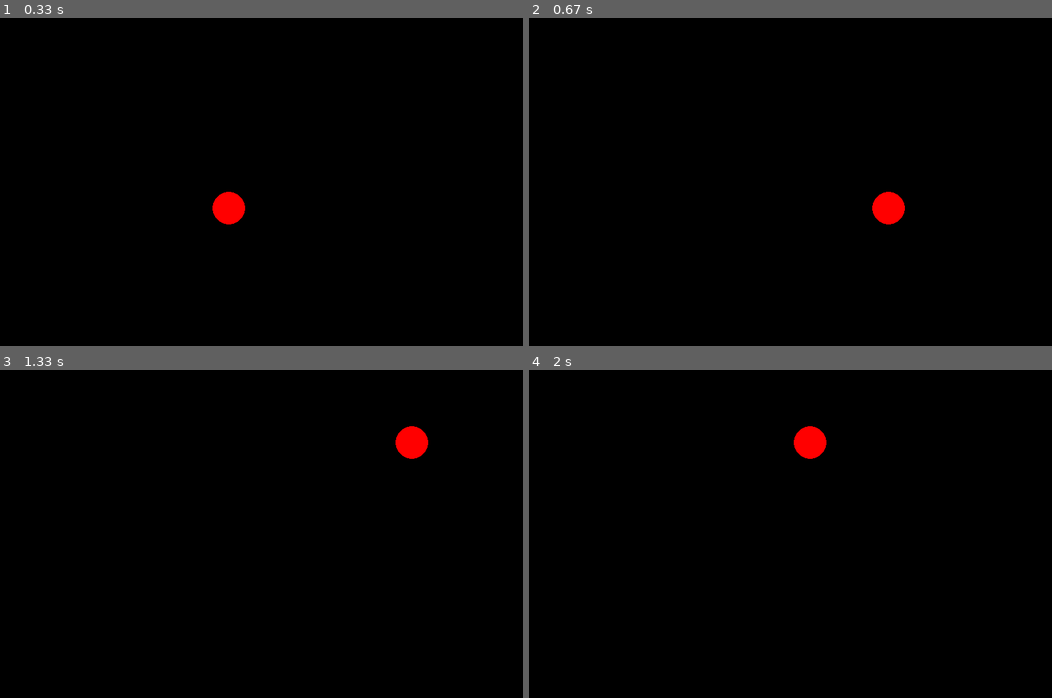
Above: before the commit, frames 1-4 (two rows, left to right).
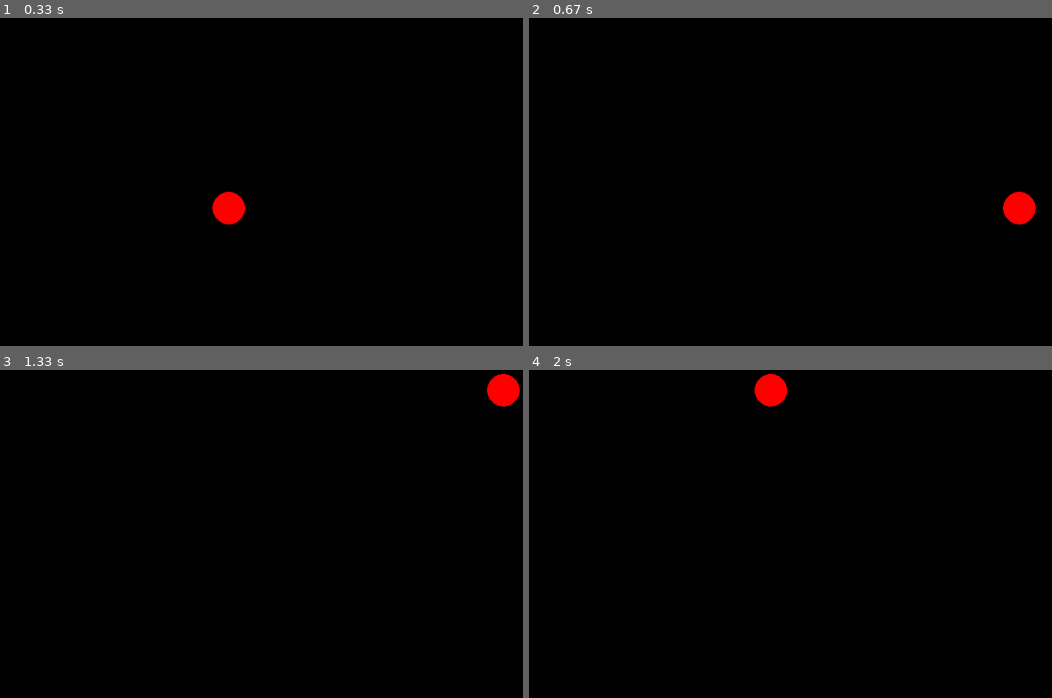
Above: after the commit, the same moments.

Repository: arsklx/PP2
Game: pygame game, started from LAb7/pygames.py
The game is run twice, just before and just after one commit, with the same random seed, the same clock (stepped at 60 frames per second) and the same inputs.
Inputs:
- Up to frame 1 (0.33 s): no input
- Up to frame 2 (0.67 s): hold Right from 0.33 s (still down)
- Up to frame 3 (1.33 s): release Right at 0.8 s; hold Up 0.83-1.13 s
- Up to frame 4 (2 s): hold Left from 1.67 s (still down)

Frame 1 is identical in both runs. In frame 2, 1.0% of the frame differs, in the area x 65-97%, y 52-63%; in frame 3, 1.0%; in frame 4, 1.0%.

Commit message:
FINISHED

Diff:
--- a/LAb7/pygames.py
+++ b/LAb7/pygames.py
@@ -13,14 +13,14 @@
     for event in pygame.event.get():
         if event.type == pygame.QUIT:
             done = True
-    if key[pygame.K_UP]: y -= 10
-    elif key[pygame.K_DOWN]: y += 10
-    elif key[pygame.K_RIGHT]: x += 10
-    elif key[pygame.K_LEFT]: x -= 10
-    if x > 775: x -= 10
-    elif x < 25: x += 10
-    if y > 575: y -= 10
-    elif y < 25: y += 10
+    if key[pygame.K_UP]: y -= 20
+    elif key[pygame.K_DOWN]: y += 20
+    elif key[pygame.K_RIGHT]: x += 20
+    elif key[pygame.K_LEFT]: x -= 20
+    if x > 775: x -= 20
+    elif x < 25: x += 20
+    if y > 575: y -= 20
+    elif y < 25: y += 20
     pygame.draw.circle(screen, "RED", (x, y), 25)
     pygame.display.flip()
     clock.tick(60)
